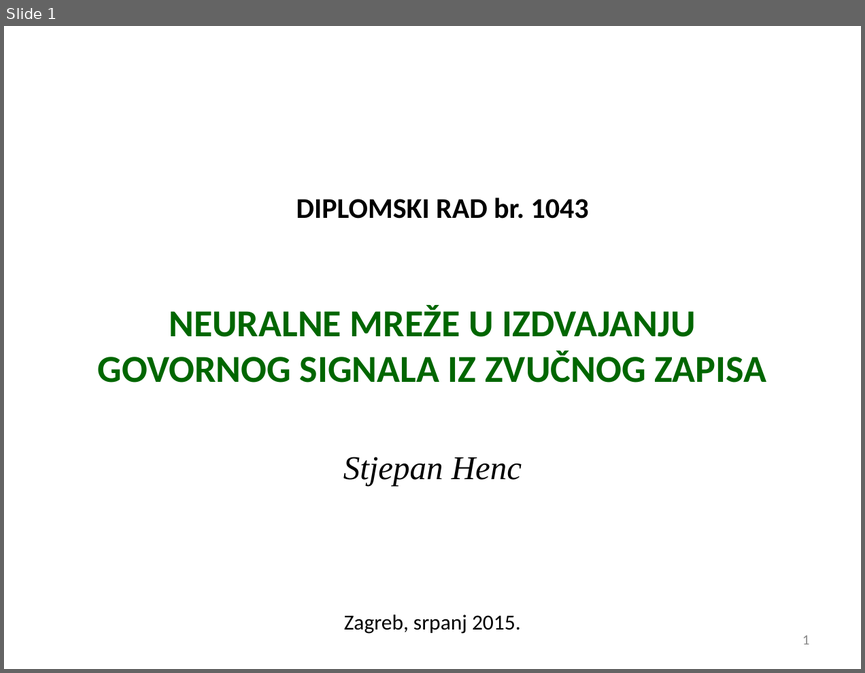
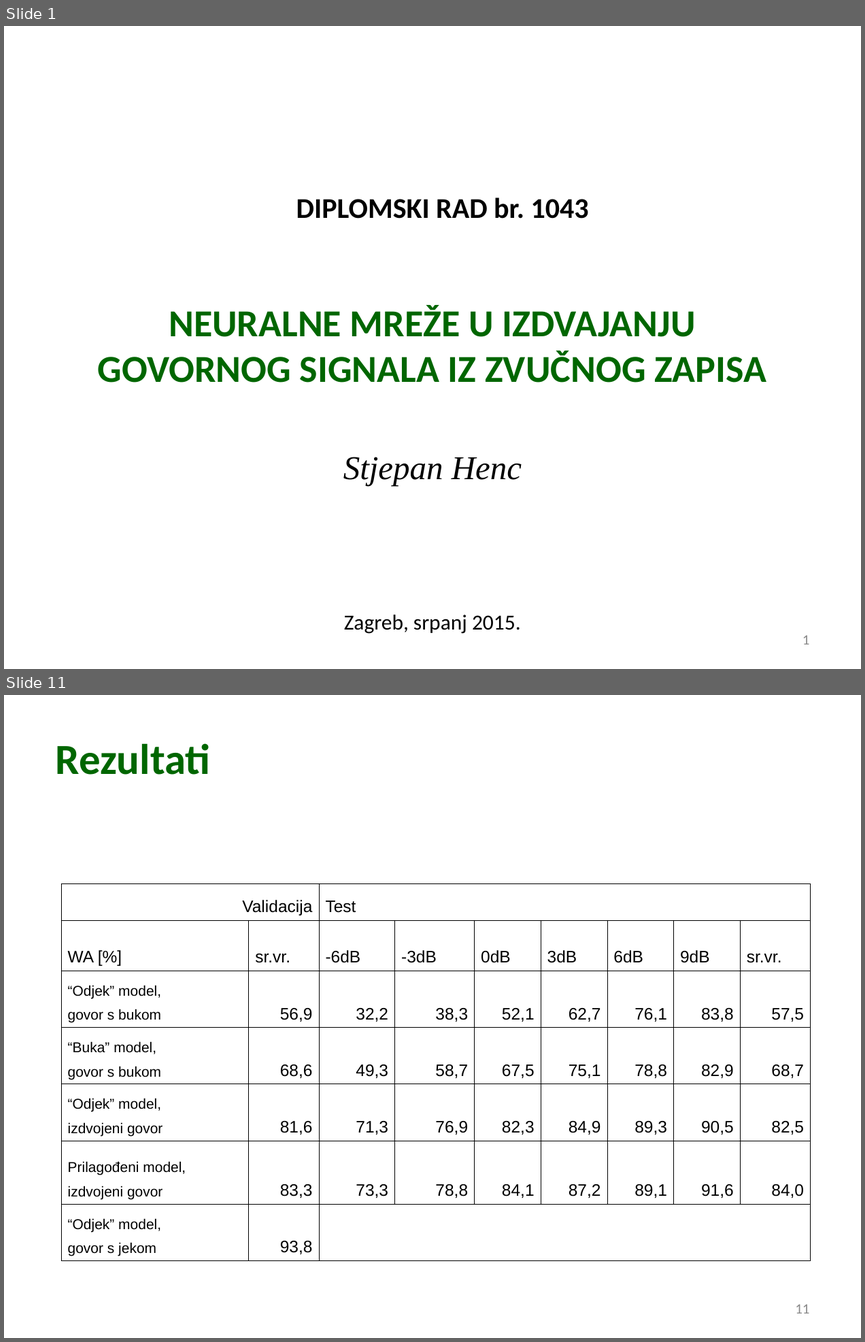
Before and after one commit to sthenc/diplomski_rad, a slide deck: obrana_stjepan_henc.ppt. Shown one above the other, each under a label of ours: slide 1 before the commit, slides 1 and 11 after it; the slides between them are not shown. The pictures are 865x673 and 865x1342 pixels, drawn with LibreOffice and Linux fonts; fonts in the diff are those of the drawing; background and template pictures are left out. Boxes give left, top, right and bottom in pixels: in the first picture for what was removed or moved away, otherwise in the second. Text is boxed around its words. In the diff, an @@ line names an element or a change of style, - is before the commit and + after.

```diff
--- a/obrana_stjepan_henc.ppt
+++ b/obrana_stjepan_henc.ppt
@@ slide 11 added at bbox=[4, 695, 861, 1338], background picture (left out) @@
@@ title added at bbox=[56, 743, 211, 775], 36 pt, text #006600, bold @@
+Rezultati
@@ table added at bbox=[61, 883, 811, 1258], 7 rows, 9 columns @@
+Validacija |  | Test |  |  |  |  |  | 
+WA [%] | sr.vr. | -6dB | -3dB | 0dB | 3dB | 6dB | 9dB | sr.vr.
+“Odjek” model, / govor s bukom | 56,9 | 32,2 | 38,3 | 52,1 | 62,7 | 76,1 | 83,8 | 57,5
+“Buka” model, / govor s bukom | 68,6 | 49,3 | 58,7 | 67,5 | 75,1 | 78,8 | 82,9 | 68,7
+“Odjek” model, / izdvojeni govor | 81,6 | 71,3 | 76,9 | 82,3 | 84,9 | 89,3 | 90,5 | 82,5
+Prilagođeni model, / izdvojeni govor | 83,3 | 73,3 | 78,8 | 84,1 | 87,2 | 89,1 | 91,6 | 84,0
+“Odjek” model, / govor s jekom | 93,8 |  |  |  |  |  |  | 
@@ page number added at bbox=[795, 1304, 809, 1313], 12 pt, text #898989 @@
+11
```
Also in this commit, not shown: 11 other slides added, 1 slide removed, 3 other files.
